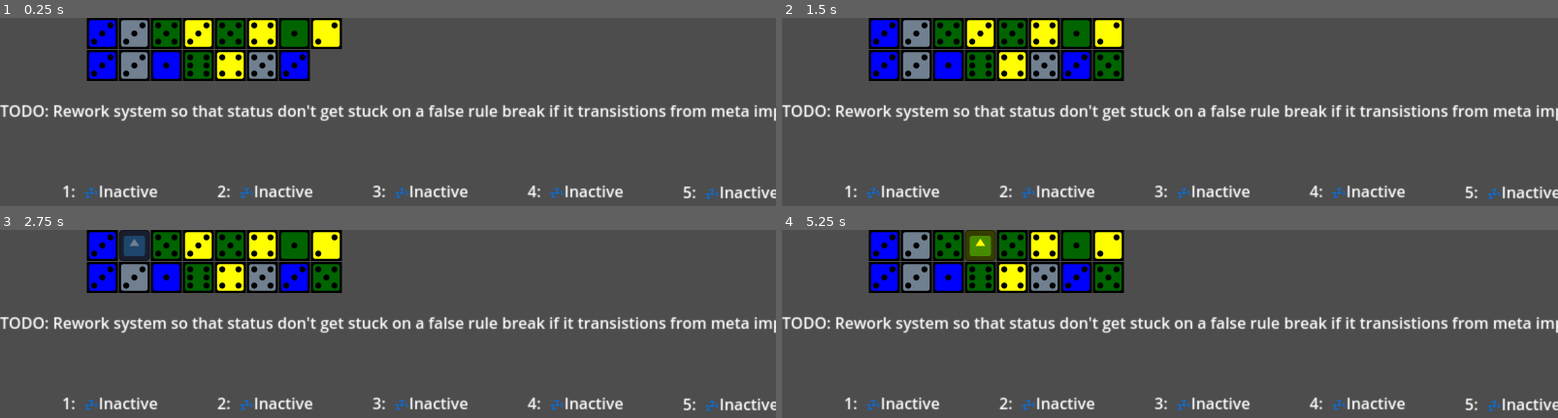
Above: before the commit, frames 1-4 (two rows, left to right).
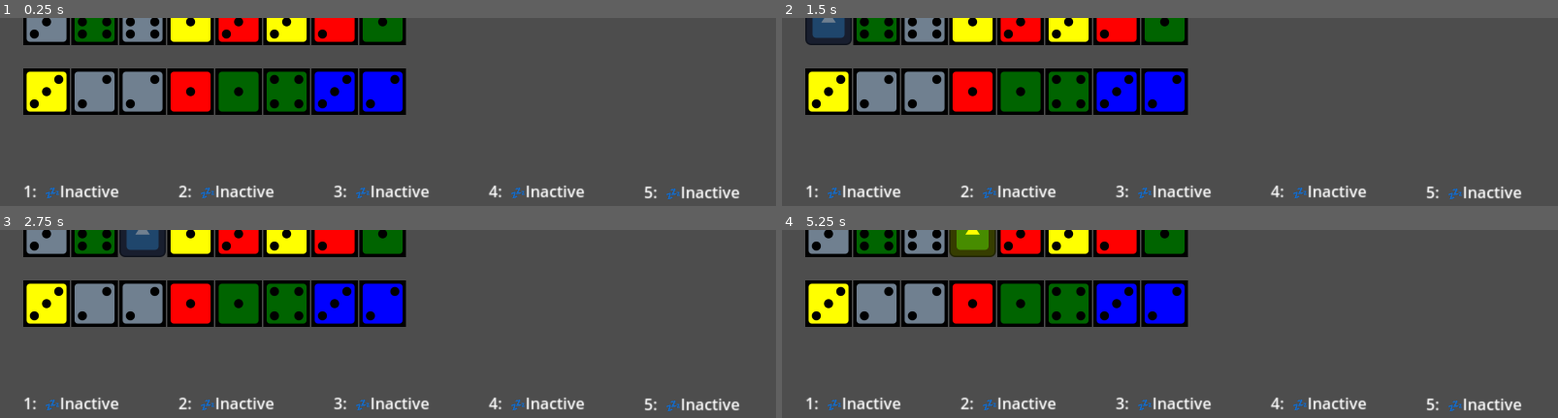
Above: after the commit, the same moments.

Repository: ninjacreeper47/Meriam-s-Trial
Game: Godot game, scene res://main.tscn
The game is run twice, just before and just after one commit, with the same random seed, the same clock (stepped at 60 frames per second) and the same inputs. The engine's default icon, where the game draws it, is replaced by a stand-in: a white triangle on a blue panel in a dark square.
Inputs (mouse positions are in pixels of both pictures, inside the frame that each line leads up to):
- Up to frame 1 (0.25 s): no input
- Up to frame 2 (1.5 s): click (882, 33) at 0.52 s; click (828, 21) at 1.27 s
- Up to frame 3 (2.75 s): click (131, 245) at 2.02 s
- Up to frame 4 (5.25 s): click (875, 233) at 2.77 s; click (944, 245) at 3.52 s; click (921, 233) at 4.27 s; click (983, 245) at 5.02 s

The runs differ from the first frame. In frame 1, 26% of the frame differs, in the area x 0-100%, y 0-97%; in frame 2, 26%; in frame 3, 26%; in frame 4, 26%.

Commit message:
Implemented Upcoming research display

Diff:
--- a/Essence.gd
+++ b/Essence.gd
@@ -6,10 +6,13 @@
 var my_type = _pickType()
 var value_iconpath = "res://Assets/dice-six-faces-%s.svg"
 
+var in_tableau = false
+var in_upcoming = false #This should be set by the upcomming essence!
+var my_col:int
 @onready var experiment_list = get_tree().get_nodes_in_group("Experiments")
 var assigned_experiment
 
-
+signal taken_from_tableau
 
 
 # Called when the node enters the scene tree for the first time.
@@ -23,10 +26,19 @@
 
 func _pickType():
 	return  randi() % alchemy.type.size()
+
+func _set_type(type):
+	my_type = type
+	_type_visual()
 func _pickValue():
 	return randi() % 6 + 1
 
 func _generateIcon():
+	_type_visual()
+	value_iconpath = value_iconpath % value
+	self.texture_normal = load(value_iconpath)
+
+func _type_visual():
 	match (my_type):
 		alchemy.type.Metal:
 			self.modulate = Color.SLATE_GRAY
@@ -39,18 +51,28 @@
 		alchemy.type.Friendship:
 			self.modulate = Color.RED
 		_:
-			print("Invalid Type in _generateIcon()")
-	value_iconpath = value_iconpath % value
-	self.texture_normal = load(value_iconpath)
-
-
+			print("Invalid Type in _type_visual()")
 
 func _on_pressed():
+	if _check_if_locked():
+		return
 	if assigned_experiment == alchemy.selected_experiment:
+		return
+	if(alchemy.selected_experiment._is_full() == true):
 		return
 	if(assigned_experiment != null):
 		assigned_experiment._remove_essence(value,my_type)
+	if(in_tableau):
+		taken_from_tableau.emit(my_col)
+		in_tableau = false
 	alchemy.selected_experiment._add_essence(value,my_type)
 	assigned_experiment = alchemy.selected_experiment
 	reparent(alchemy.selected_experiment)
 	alchemy.alchemic_state_changed.emit()
+
+func _check_if_locked():
+	if(in_tableau && alchemy._check_labatory_stability() == false):
+		return true
+	if(in_upcoming):
+		return true
+	return false
--- a/ResearchTableau.gd
+++ b/ResearchTableau.gd
@@ -1,16 +1,19 @@
 extends GridContainer
 
-@export var exposed_count = 10
+#If you change this you have to also modify upcomming essence manually!
+var exposed_count = 8
 var essence = load("res://Essence.tscn")
 
 
 # Called when the node enters the scene tree for the first time.
 func _ready():
-	pass # Replace with function body.
-
+	pass
 
 # Called every frame. 'delta' is the elapsed time since the previous frame.
 func _process(delta):
-	if self.get_child_count() < exposed_count:
-		var instance = essence.instantiate()
-		add_child(instance)
+	pass
+func _refill(newEssence):
+		newEssence.get_parent().remove_child(newEssence)
+		add_child(newEssence)
+		newEssence.in_tableau = true
+		move_child(get_child(get_child_count() -1 ),newEssence.my_col)
--- /dev/null
+++ b/Storage.gd
@@ -0,0 +1,25 @@
+extends GridContainer
+
+@export var capacity = 6
+var essence_count = 0
+# Called when the node enters the scene tree for the first time.
+func _ready():
+	alchemy.experiment_nodes[0] = self
+
+
+# Called every frame. 'delta' is the elapsed time since the previous frame.
+func _process(delta):
+	pass
+
+func _add_essence(val, type):
+	essence_count += 1
+
+
+
+func _remove_essence(val, type):
+	essence_count -= 1
+
+func _is_full():
+	if(essence_count >= capacity):
+		return true
+	return false
--- a/alchemy.gd
+++ b/alchemy.gd
@@ -2,10 +2,11 @@
 #this script is autoloaded and is used to provide "global" values to other scripts
 enum type {Metal,Plant,Star,Water,Friendship}
 var active_experiments  = 0
-var experiment_nodes = ["placeholder"]
+var experiment_nodes = ["storage placeholder"]
 var essence_counts = {}
 var selected_experiment
 
+var labatory_stable = true
 signal meta_breached
 signal alchemic_state_changed
 # Called when the node enters the scene tree for the first time.
@@ -28,7 +29,8 @@
 		selected_experiment = experiment_nodes[4]
 	if Input.is_action_just_pressed("SelectEx5"):
 		selected_experiment = experiment_nodes[5]
-
+	if Input.is_action_just_pressed("storage"):
+		selected_experiment = experiment_nodes[0]
 
 func _check_meta():
 	if active_experiments < 3:
@@ -52,3 +54,9 @@
 			meta_breached.emit()
 			return false
 	return true
+
+func _check_labatory_stability():
+	for i in range(1, experiment_nodes.size()):
+		if(experiment_nodes[i].stable == false):
+			return false
+	return true
--- a/ex_status.gd
+++ b/ex_status.gd
@@ -11,8 +11,8 @@
 var associated_experiment_active = false
 # Called when the node enters the scene tree for the first time.
 func _ready():
-	var call = Callable(self,"_on_meta_breached")
-	alchemy.meta_breached.connect(call)
+	var metacall = Callable(self,"_on_meta_breached")
+	alchemy.meta_breached.connect(metacall)
 	pass
 
 # Called every frame. 'delta' is the elapsed time since the previous frame.
--- a/experiment.gd
+++ b/experiment.gd
@@ -59,6 +59,7 @@
 
 
 
+
 func _check_kudu():
 	var sum = 0
 	for type in type_counts:
@@ -96,3 +97,8 @@
 				qluix_breached.emit()
 				return false
 	return true
+
+func _is_full():
+	#Currently experiments do not have any hehaviour where they are considerd full. This function only exists so that
+	#storage and experiments can elegantly use the same logic
+	return false
--- a/main.tscn
+++ b/main.tscn
@@ -1,30 +1,18 @@
-[gd_scene load_steps=4 format=3 uid="uid://cvya4rcawkcxg"]
+[gd_scene load_steps=6 format=3 uid="uid://cvya4rcawkcxg"]
 
-[ext_resource type="Script" path="res://ResearchTableau.gd" id="1_k6xm6"]
+[ext_resource type="Script" path="res://screenshift.gd" id="1_tdfog"]
+[ext_resource type="PackedScene" uid="uid://xl4jsnrh5oll" path="res://research.tscn" id="2_57rww"]
 [ext_resource type="PackedScene" uid="uid://dvyh1vflmrb8" path="res://experiment.tscn" id="2_ptu6t"]
 [ext_resource type="PackedScene" uid="uid://bm64f1i3smn5o" path="res://ex_status.tscn" id="3_5a3tb"]
+[ext_resource type="Script" path="res://Storage.gd" id="4_ky610"]
 
 [node name="Main" type="Node2D"]
 
-[node name="Control" type="Control" parent="."]
-layout_mode = 3
-anchors_preset = 0
-offset_right = 1600.0
-offset_bottom = 896.0
+[node name="MyView" type="Camera2D" parent="."]
+position = Vector2(880, 450)
+script = ExtResource("1_tdfog")
 
-[node name="ResearchTableau" type="GridContainer" parent="Control"]
-layout_mode = 1
-anchors_preset = 5
-anchor_left = 0.5
-anchor_right = 0.5
-offset_left = -621.0
-offset_right = 801.0
-offset_bottom = 265.0
-grow_horizontal = 2
-scale = Vector2(0.5, 0.5)
-columns = 8
-script = ExtResource("1_k6xm6")
-exposed_count = 16
+[node name="Research" parent="." instance=ExtResource("2_57rww")]
 
 [node name="Experiment1" parent="." instance=ExtResource("2_ptu6t")]
 offset_left = 128.0
@@ -62,6 +50,7 @@
 ex_num = 5
 
 [node name="ExStatus1" parent="." instance=ExtResource("3_5a3tb")]
+offset_right = 237.0
 status_num = "1"
 
 [node name="ExStatus2" parent="." instance=ExtResource("3_5a3tb")]
@@ -90,29 +79,36 @@
 text = "5:  💤Inactive "
 status_num = "5"
 
-[node name="MessageToFutureSelf" type="Label" parent="."]
-offset_top = 168.0
-offset_right = 953.0
-offset_bottom = 194.0
-scale = Vector2(2, 2)
-text = "TODO: Rework system so that status don't get stuck on a false rule break if it transistions from meta impossible to possible "
+[node name="Storage" type="GridContainer" parent="."]
+offset_left = 1200.0
+offset_top = 8.0
+offset_right = 1576.0
+offset_bottom = 240.0
+columns = 4
+script = ExtResource("4_ky610")
+capacity = 8
 
+[connection signal="activated" from="Experiment1" to="ExStatus1" method="_on_activated"]
 [connection signal="inactive" from="Experiment1" to="ExStatus1" method="_on_inactive"]
 [connection signal="kudu_breached" from="Experiment1" to="ExStatus1" method="_on_kudu_breached"]
 [connection signal="qluix_breached" from="Experiment1" to="ExStatus1" method="_on_qluix_breached"]
 [connection signal="stabilized" from="Experiment1" to="ExStatus1" method="_on_stablized"]
+[connection signal="activated" from="Experiment2" to="ExStatus2" method="_on_activated"]
 [connection signal="inactive" from="Experiment2" to="ExStatus2" method="_on_inactive"]
 [connection signal="kudu_breached" from="Experiment2" to="ExStatus2" method="_on_kudu_breached"]
 [connection signal="qluix_breached" from="Experiment2" to="ExStatus2" method="_on_qluix_breached"]
 [connection signal="stabilized" from="Experiment2" to="ExStatus2" method="_on_stablized"]
+[connection signal="activated" from="Experiment3" to="ExStatus3" method="_on_activated"]
 [connection signal="inactive" from="Experiment3" to="ExStatus3" method="_on_inactive"]
 [connection signal="kudu_breached" from="Experiment3" to="ExStatus3" method="_on_kudu_breached"]
 [connection signal="qluix_breached" from="Experiment3" to="ExStatus3" method="_on_qluix_breached"]
 [connection signal="stabilized" from="Experiment3" to="ExStatus3" method="_on_stablized"]
+[connection signal="activated" from="Experiment4" to="ExStatus4" method="_on_activated"]
 [connection signal="inactive" from="Experiment4" to="ExStatus4" method="_on_inactive"]
 [connection signal="kudu_breached" from="Experiment4" to="ExStatus4" method="_on_kudu_breached"]
 [connection signal="qluix_breached" from="Experiment4" to="ExStatus4" method="_on_qluix_breached"]
 [connection signal="stabilized" from="Experiment4" to="ExStatus4" method="_on_stablized"]
+[connection signal="activated" from="Experiment5" to="ExStatus5" method="_on_activated"]
 [connection signal="inactive" from="Experiment5" to="ExStatus5" method="_on_inactive"]
 [connection signal="kudu_breached" from="Experiment5" to="ExStatus5" method="_on_kudu_breached"]
 [connection signal="qluix_breached" from="Experiment5" to="ExStatus5" method="_on_qluix_breached"]
--- a/project.godot
+++ b/project.godot
@@ -61,6 +61,21 @@
 "events": [Object(InputEventKey,"resource_local_to_scene":false,"resource_name":"","device":-1,"window_id":0,"alt_pressed":false,"shift_pressed":false,"ctrl_pressed":false,"meta_pressed":false,"pressed":false,"keycode":0,"physical_keycode":53,"key_label":0,"unicode":53,"echo":false,"script":null)
 ]
 }
+storage={
+"deadzone": 0.5,
+"events": [Object(InputEventKey,"resource_local_to_scene":false,"resource_name":"","device":-1,"window_id":0,"alt_pressed":false,"shift_pressed":false,"ctrl_pressed":false,"meta_pressed":false,"pressed":false,"keycode":0,"physical_keycode":32,"key_label":0,"unicode":32,"echo":false,"script":null)
+]
+}
+ViewUpcomming={
+"deadzone": 0.5,
+"events": [Object(InputEventMouseButton,"resource_local_to_scene":false,"resource_name":"","device":-1,"window_id":0,"alt_pressed":false,"shift_pressed":false,"ctrl_pressed":false,"meta_pressed":false,"button_mask":0,"position":Vector2(0, 0),"global_position":Vector2(0, 0),"factor":1.0,"button_index":4,"canceled":false,"pressed":false,"double_click":false,"script":null)
+]
+}
+StopLookahead={
+"deadzone": 0.5,
+"events": [Object(InputEventMouseButton,"resource_local_to_scene":false,"resource_name":"","device":-1,"window_id":0,"alt_pressed":false,"shift_pressed":false,"ctrl_pressed":false,"meta_pressed":false,"button_mask":0,"position":Vector2(0, 0),"global_position":Vector2(0, 0),"factor":1.0,"button_index":5,"canceled":false,"pressed":false,"double_click":false,"script":null)
+]
+}
 
 [rendering]
 
--- /dev/null
+++ b/research.tscn
@@ -0,0 +1,32 @@
+[gd_scene load_steps=3 format=3 uid="uid://xl4jsnrh5oll"]
+
+[ext_resource type="PackedScene" uid="uid://i3jhroewpw33" path="res://upcoming_essence.tscn" id="1_1t6it"]
+[ext_resource type="Script" path="res://ResearchTableau.gd" id="2_pqy6i"]
+
+[node name="Research" type="Control"]
+layout_mode = 3
+anchors_preset = 0
+offset_top = -24.0
+offset_right = 40.0
+offset_bottom = 16.0
+
+[node name="UpcomingEssence" parent="." node_paths=PackedStringArray("tableau") instance=ExtResource("1_1t6it")]
+layout_mode = 1
+offset_left = 128.0
+offset_top = -808.0
+offset_right = 128.0
+offset_bottom = -808.0
+scale = Vector2(0.75, 0.75)
+tableau = NodePath("../Tableau")
+
+[node name="Tableau" type="GridContainer" parent="."]
+custom_minimum_size = Vector2(32, 32)
+layout_mode = 2
+offset_left = 128.0
+offset_top = 128.0
+offset_right = 1216.0
+offset_bottom = 248.0
+grow_horizontal = 2
+scale = Vector2(0.75, 0.75)
+columns = 8
+script = ExtResource("2_pqy6i")
--- /dev/null
+++ b/screenshift.gd
@@ -0,0 +1,14 @@
+extends Camera2D
+
+
+# Called when the node enters the scene tree for the first time.
+func _ready():
+	pass # Replace with function body.
+
+
+# Called every frame. 'delta' is the elapsed time since the previous frame.
+func _process(delta):
+	if  Input.is_action_just_pressed("ViewUpcomming")  && position.y > -300:
+		translate(Vector2.UP*100)
+	if Input.is_action_just_pressed("StopLookahead") && position.y < 400 :
+		translate(Vector2.DOWN*100)
--- /dev/null
+++ b/upcoming_essence.gd
@@ -0,0 +1,55 @@
+extends Control
+
+var essence = load("res://Essence.tscn")
+
+@export var tableau:Control
+
+@export var column_height = 10
+
+
+@onready var board_total = get_child(0).get_child_count() * column_height
+# Called when the node enters the scene tree for the first time.
+func _ready():
+	spawn_balanced()
+
+#Fills the research area with new essences.
+#Randomization style:  Creates a bag which contains an equal amount of each type.
+# Each spawned essence draws the next type from the bag.  Value is untouched
+#If board total is not evenly divisble by amount of types, it will pick one type to put surplus off in the bag
+func spawn_balanced():
+	#bag creation
+	var types = alchemy.type.keys()
+	var amount_of_each_type = (board_total / types.size()) as int
+	var bag = []
+	for i in range(amount_of_each_type):
+		for type in types:
+			bag.append(type)
+	if bag.size() < board_total:
+		var surplus_type = types.pick_random()
+		while bag.size() < board_total:
+			bag.append(surplus_type)
+	bag.shuffle()
+	print(bag)
+
+	#essence spawning
+	for i in range(get_child(0).get_child_count()):
+		var column = get_child(0).get_child(i)
+		for j in range(column_height):
+			var instance = essence.instantiate()
+			column.add_child(instance)
+			instance.my_col = i
+			instance.in_upcoming = true
+			instance._set_type(alchemy.type[bag.pop_back()])
+			var call = Callable(self, "_on_next_requested")
+			instance.taken_from_tableau.connect(call)
+		#populate the intial tableau
+		_on_next_requested(i)
+# Called every frame. 'delta' is the elapsed time since the previous frame.
+func _process(delta):
+	pass
+
+func _on_next_requested(column):
+	var column_node = get_child(0).get_child(column)
+	var request = column_node.get_child(column_node.get_child_count() -1)
+	request.in_upcoming = false
+	tableau._refill(request)
--- /dev/null
+++ b/upcoming_essence.tscn
@@ -0,0 +1,41 @@
+[gd_scene load_steps=2 format=3 uid="uid://i3jhroewpw33"]
+
+[ext_resource type="Script" path="res://upcoming_essence.gd" id="1_e5cuf"]
+
+[node name="UpcomingEssence" type="Control"]
+layout_mode = 3
+anchors_preset = 15
+anchor_right = 1.0
+anchor_bottom = 1.0
+grow_horizontal = 2
+grow_vertical = 2
+script = ExtResource("1_e5cuf")
+
+[node name="HBoxContainer" type="HBoxContainer" parent="."]
+layout_mode = 0
+offset_right = 1600.0
+offset_bottom = 904.0
+
+[node name="VBoxContainer" type="VBoxContainer" parent="HBoxContainer"]
+layout_mode = 2
+
+[node name="VBoxContainer2" type="VBoxContainer" parent="HBoxContainer"]
+layout_mode = 2
+
+[node name="VBoxContainer3" type="VBoxContainer" parent="HBoxContainer"]
+layout_mode = 2
+
+[node name="VBoxContainer4" type="VBoxContainer" parent="HBoxContainer"]
+layout_mode = 2
+
+[node name="VBoxContainer5" type="VBoxContainer" parent="HBoxContainer"]
+layout_mode = 2
+
+[node name="VBoxContainer6" type="VBoxContainer" parent="HBoxContainer"]
+layout_mode = 2
+
+[node name="VBoxContainer7" type="VBoxContainer" parent="HBoxContainer"]
+layout_mode = 2
+
+[node name="VBoxContainer8" type="VBoxContainer" parent="HBoxContainer"]
+layout_mode = 2
Not shown, added: upc8921.tmp
